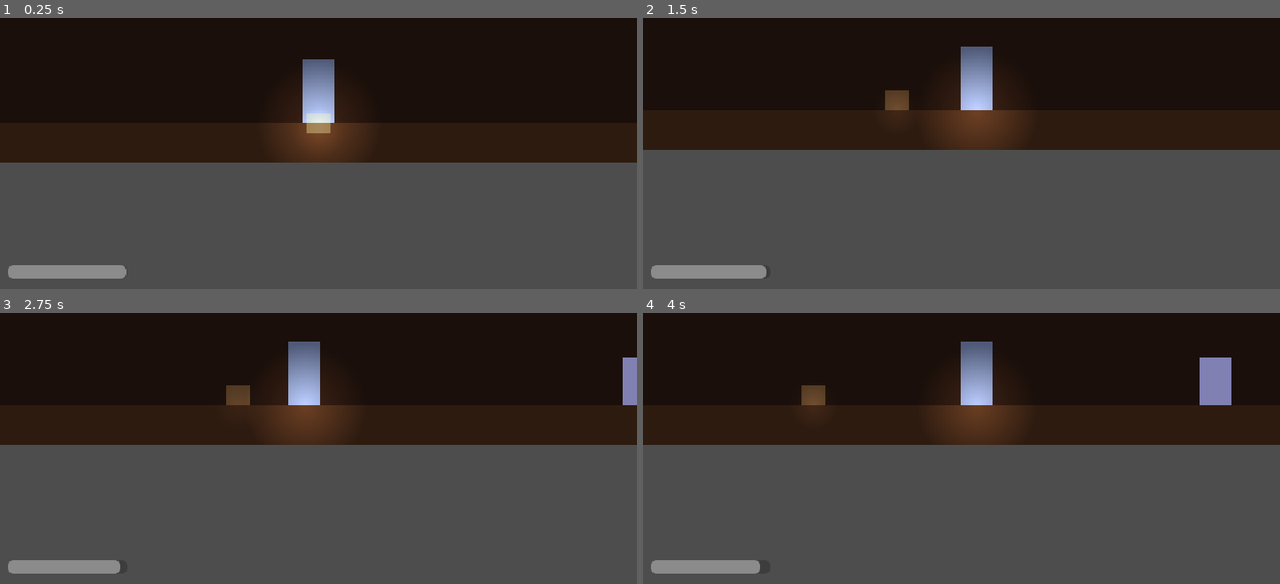
Above: before the commit, frames 1-4 (two rows, left to right).
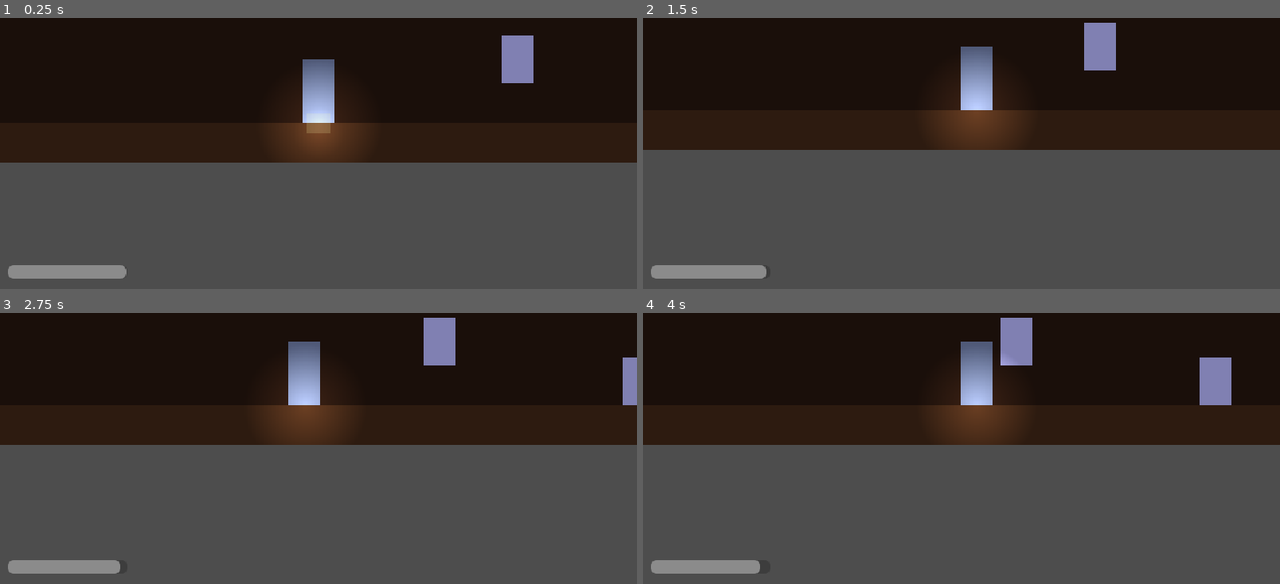
Above: after the commit, the same moments.

Repository: PNVDEVOPS/balagan_game
Game: Godot game, scene res://scenes/rooms/room_main_hall.tscn
The game is run twice, just before and just after one commit, with the same random seed, the same clock (stepped at 60 frames per second) and the same inputs. This scene is started directly instead of the project's main scene.
Inputs:
- Up to frame 1 (0.25 s): no input
- Up to frame 2 (1.5 s): tap Enter at 0.5 s; hold Space (advance_dialogue) 0.53-1.28 s; hold D (move_right) from 0.53 s (still down); tap Q (hide) at 1.35 s
- Up to frame 3 (2.75 s): release D (move_right) at 2.03 s; hold A (move_left) from 2.03 s (still down); hold E (interact) from 2.03 s (still down)
- Up to frame 4 (4 s): release A (move_left) at 2.78 s; release E (interact) at 2.78 s; hold D (move_right) from 2.78 s (still down); tap Shift (run) at 2.85 s; hold Space (advance_dialogue) from 3.53 s (still down)

The runs differ from the first frame. In frame 1, 1.0% of the frame differs, in the area x 48-84%, y 6-43%; in frame 2, 1.2%, in the area x 38-75%, y 1-35%; in frame 3, 1.2%; in frame 4, 1.2%.
Error in both runs: Invalid call. Nonexistent function 'set_facing' in base 'PointLight2D (flashlight.gd)'. (res://scripts/player/player.gd:22)

Commit message:
feat: main_hall — fire puzzle, ritual mechanic, PT loop visuals, 700px height

Diff:
--- a/scenes/rooms/room_main_hall.tscn
+++ b/scenes/rooms/room_main_hall.tscn
@@ -6,6 +6,8 @@
 [ext_resource type="PackedScene" uid="uid://hud001" path="res://scenes/ui/hud.tscn" id="3"]
 [ext_resource type="PackedScene" uid="uid://laika001" path="res://scenes/characters/laika.tscn" id="4"]
 [ext_resource type="PackedScene" uid="uid://examinable001" path="res://scenes/objects/examinable.tscn" id="5"]
+[ext_resource type="PackedScene" uid="uid://pickable001" path="res://scenes/objects/pickable.tscn" id="7"]
+[ext_resource type="PackedScene" uid="uid://usable001" path="res://scenes/objects/usable.tscn" id="8"]
 
 [sub_resource type="WorldBoundaryShape2D" id="WorldBoundaryShape2D_floor"]
 
@@ -14,52 +16,106 @@
 
 [node name="Background" type="ColorRect" parent="."]
 offset_right = 2400.0
-offset_bottom = 360.0
+offset_bottom = 700.0
 color = Color(0.102, 0.059, 0.039, 1)
 
 [node name="FloorVisual" type="ColorRect" parent="."]
-offset_top = 320.0
+offset_top = 660.0
 offset_right = 2400.0
-offset_bottom = 360.0
+offset_bottom = 700.0
 color = Color(0.176, 0.106, 0.063, 1)
 
 [node name="Floor" type="StaticBody2D" parent="."]
-position = Vector2(0, 320)
+position = Vector2(0, 660)
 
 [node name="CollisionShape2D" type="CollisionShape2D" parent="Floor"]
 shape = SubResource("WorldBoundaryShape2D_floor")
 
 [node name="Player" parent="." instance=ExtResource("1")]
-position = Vector2(1200, 300)
+position = Vector2(1200, 640)
 
 [node name="SpawnPoint" type="Marker2D" parent="."]
-position = Vector2(1200, 300)
+position = Vector2(1200, 640)
 
 [node name="RoomRight" type="Marker2D" parent="."]
 position = Vector2(2400, 180)
 
 [node name="DoorEntrance" parent="." instance=ExtResource("2")]
-position = Vector2(50, 320)
+position = Vector2(50, 660)
 door_id = "door_entrance"
 
 [node name="DoorLeft" parent="." instance=ExtResource("2")]
-position = Vector2(700, 320)
+position = Vector2(700, 660)
 door_id = "door_left"
 
 [node name="DoorRight" parent="." instance=ExtResource("2")]
-position = Vector2(2350, 320)
+position = Vector2(2350, 660)
 door_id = "door_right"
 
 [node name="Laika" parent="." instance=ExtResource("4")]
-position = Vector2(1200, 308)
-auto_appear = true
+position = Vector2(1200, 648)
+auto_appear = false
 
 [node name="TableExamine" parent="." instance=ExtResource("5")]
-position = Vector2(1600, 320)
+position = Vector2(1600, 660)
 examine_text = "Стол накрыт на одного. Тарелка с едой, ещё тёплая. Кто-то ждал гостей."
 
-[node name="FireplaceExamine" parent="." instance=ExtResource("5")]
-position = Vector2(2000, 320)
-examine_text = "Очаг почти потух. Угли ещё красные."
+[node name="WoodPickable" parent="." instance=ExtResource("7")]
+position = Vector2(450, 660)
+item_id = "firewood"
+item_name = "Вязанка дров"
+pickup_text = "Берёзовые дрова. Сухие. Кто-то заготовил заранее."
+
+[node name="Kamyolk" parent="." instance=ExtResource("5")]
+position = Vector2(2000, 660)
+examine_text = ""
+
+[node name="RiddleKamyolk" parent="." instance=ExtResource("5")]
+position = Vector2(1800, 620)
+examine_text = ""
+
+[node name="KeyPickable" parent="." instance=ExtResource("7")]
+position = Vector2(2000, 660)
+visible = false
+item_id = "chest_key_1"
+item_name = "Ключ от сундука"
+pickup_text = "Старый ключ. Нашёлся среди углей камелька."
+
+[node name="ChestAmulet" parent="." instance=ExtResource("8")]
+position = Vector2(2200, 660)
+required_item = "chest_key_1"
+success_text = "Крышка поддаётся. Внутри что-то завёрнуто в старую кожу."
+fail_text = "Сундук заперт. Нужен ключ."
+
+[node name="AmuletPickable" parent="." instance=ExtResource("7")]
+position = Vector2(2200, 660)
+visible = false
+item_id = "amulet"
+item_name = "Амулет"
+pickup_text = "Древняя косточка. Тёплая на ощупь, будто живая."
+
+[node name="RitualPoem" parent="." instance=ExtResource("5")]
+position = Vector2(1400, 620)
+examine_text = ""
+
+[node name="NoteAiyyna1" parent="." instance=ExtResource("5")]
+position = Vector2(800, 620)
+examine_text = ""
+
+[node name="LoopFallenPicture" type="ColorRect" parent="."]
+offset_left = 250.0
+offset_top = 540.0
+offset_right = 290.0
+offset_bottom = 600.0
+visible = false
+color = Color(0.05, 0.03, 0.02, 1)
+
+[node name="LoopWallText" parent="." instance=ExtResource("5")]
+position = Vector2(1100, 600)
+visible = false
+examine_text = "На стене — нацарапано. «УХОДИ». Буквы неровные, будто в спешке."
+
+[node name="RoomBottom" type="Marker2D" parent="."]
+position = Vector2(0, 700)
 
 [node name="HUD" parent="." instance=ExtResource("3")]
--- a/scripts/rooms/room_main_hall_logic.gd
+++ b/scripts/rooms/room_main_hall_logic.gd
@@ -1,10 +1,160 @@
 extends Node2D
+
+enum KamylokState { COLD, BURNING, RITUAL_READY, RITUAL_ACTIVE }
 
 static var _wake_up_shown: bool = false
 
+var kamylok_state: KamylokState = KamylokState.COLD
+var ritual_items: Array[String] = []
+const CORRECT_ORDER: Array[String] = ["amulet", "doll", "earring"]
+const ARTIFACT_NAMES: Dictionary = {
+	"amulet": "амулет",
+	"doll": "куклу",
+	"earring": "серёжку"
+}
+
 func _ready() -> void:
-	if not _wake_up_shown and ChapterManager.current_chapter == ChapterManager.Chapter.BALAGAN and GameManager.artifacts_collected.is_empty():
+	if not _wake_up_shown and ChapterManager.current_chapter == ChapterManager.Chapter.BALAGAN \
+			and GameManager.artifacts_collected.is_empty():
 		_wake_up_shown = true
 		await get_tree().process_frame
 		await get_tree().process_frame
 		DialogueManager.start_dialogue("chapter2_balagan/wake_up")
+
+	_apply_loop_visuals()
+	_setup_puzzle()
+
+func _setup_puzzle() -> void:
+	var amulet_done := GameManager.artifacts_collected.has("amulet")
+
+	if amulet_done:
+		for node_name in ["KeyPickable", "ChestAmulet", "AmuletPickable", "WoodPickable"]:
+			var n = get_node_or_null(node_name)
+			if n:
+				n.queue_free()
+		kamylok_state = KamylokState.BURNING
+
+	if _all_artifacts_collected():
+		kamylok_state = KamylokState.RITUAL_READY
+
+	var kamylok := get_node_or_null("Kamyolk")
+	if kamylok:
+		kamylok.examined.connect(_on_kamylok_examined)
+
+	var riddle := get_node_or_null("RiddleKamyolk")
+	if riddle:
+		riddle.examined.connect(func(): DialogueManager.start_dialogue("notes/riddle_kamyolk"))
+
+	if not amulet_done:
+		var chest := get_node_or_null("ChestAmulet")
+		if chest:
+			chest.item_used.connect(_on_chest_used)
+		var amulet := get_node_or_null("AmuletPickable")
+		if amulet:
+			amulet.picked_up.connect(func(_id): _on_amulet_picked_up())
+
+	var poem := get_node_or_null("RitualPoem")
+	if poem:
+		poem.examined.connect(func(): DialogueManager.start_dialogue("notes/poem_ritual"))
+
+	var note1 := get_node_or_null("NoteAiyyna1")
+	if note1:
+		note1.examined.connect(func(): DialogueManager.start_dialogue("notes/note_aiyyna_1"))
+
+func _all_artifacts_collected() -> bool:
+	for id in ["amulet", "doll", "earring"]:
+		if not GameManager.artifacts_collected.has(id):
+			return false
+	return true
+
+func _apply_loop_visuals() -> void:
+	var ls := GameManager.loop_state
+	var fallen := get_node_or_null("LoopFallenPicture")
+	if fallen:
+		fallen.visible = ls >= 1
+	var wall_text := get_node_or_null("LoopWallText")
+	if wall_text:
+		wall_text.visible = ls >= 2
+
+func _on_kamylok_examined() -> void:
+	match kamylok_state:
+		KamylokState.COLD:
+			if Inventory.has_item("firewood"):
+				Inventory.remove_item("firewood")
+				kamylok_state = KamylokState.BURNING
+				_fire_lit()
+			else:
+				DialogueManager.show_text("", "Камелёк потух. Угли холодные. Нужно чем-то разжечь.")
+		KamylokState.BURNING:
+			DialogueManager.show_text("", "Огонь горит ровно. Среди углей что-то поблёскивает.")
+		KamylokState.RITUAL_READY:
+			kamylok_state = KamylokState.RITUAL_ACTIVE
+			DialogueManager.show_text("", "Пламя вспыхивает ярче. Три дара при тебе.\nВыбери предмет в инвентаре (I), потом подойди к огню снова — в нужном порядке.")
+		KamylokState.RITUAL_ACTIVE:
+			_place_ritual_artifact()
+
+func _fire_lit() -> void:
+	DialogueManager.show_text("", "Ты бросаешь дрова. Огонь занимается медленно, потом ярко — камелёк снова живёт.")
+	await DialogueManager.dialogue_finished
+	var key := get_node_or_null("KeyPickable")
+	if key:
+		key.visible = true
+		key.set_deferred("monitoring", true)
+	DialogueManager.show_text("", "Среди углей что-то поблёскивает. Можно достать.")
+
+func _on_chest_used() -> void:
+	var amulet := get_node_or_null("AmuletPickable")
+	if amulet:
+		amulet.visible = true
+		amulet.set_deferred("monitoring", true)
+
+func _on_amulet_picked_up() -> void:
+	GameManager.collect_artifact("amulet")
+	_trigger_flashback("notes/artifact_amulet")
+
+func _place_ritual_artifact() -> void:
+	var selected := Inventory.selected_item
+	if selected.is_empty() or not CORRECT_ORDER.has(selected):
+		DialogueManager.show_text("", "Открой инвентарь (I), выбери один из трёх даров, затем подойди к камельку.")
+		return
+	if ritual_items.has(selected):
+		DialogueManager.show_text("", "Этот дар уже в огне.")
+		return
+
+	ritual_items.append(selected)
+	Inventory.remove_item(selected)
+	var count := ritual_items.size()
+	DialogueManager.show_text("", "Ты кладёшь %s в огонь. (%d из 3)" % [ARTIFACT_NAMES.get(selected, selected), count])
+	await DialogueManager.dialogue_finished
+
+	if count >= 3:
+		_complete_ritual()
+
+func _complete_ritual() -> void:
+	if ritual_items == CORRECT_ORDER:
+		DialogueManager.show_text("", "Пламя вспыхивает белым. Стены перестают дрожать. Что-то освобождается.")
+		await DialogueManager.dialogue_finished
+		GameManager.start_finale("good")
+	else:
+		DialogueManager.show_text("", "Огонь гаснет. Тишина становится абсолютной.")
+		await DialogueManager.dialogue_finished
+		GameManager.start_finale("bad")
+
+func _trigger_flashback(dialogue_key: String) -> void:
+	var player := get_tree().get_first_node_in_group("player")
+	var fl = player.get_node("Flashlight") if player else null
+	if fl:
+		fl.scripted_off()
+	var bg := $Background as ColorRect
+	var original_color := bg.color
+	var tween := create_tween()
+	tween.tween_property(bg, "color", Color(0.24, 0.17, 0.1), 1.0)
+	await tween.finished
+	await get_tree().create_timer(2.0).timeout
+	DialogueManager.start_dialogue(dialogue_key)
+	await DialogueManager.dialogue_finished
+	tween = create_tween()
+	tween.tween_property(bg, "color", original_color, 1.0)
+	await tween.finished
+	if fl:
+		fl.scripted_on()
Not shown: 1 places in scenes/rooms/room_main_hall.tscn that only renumber resources
